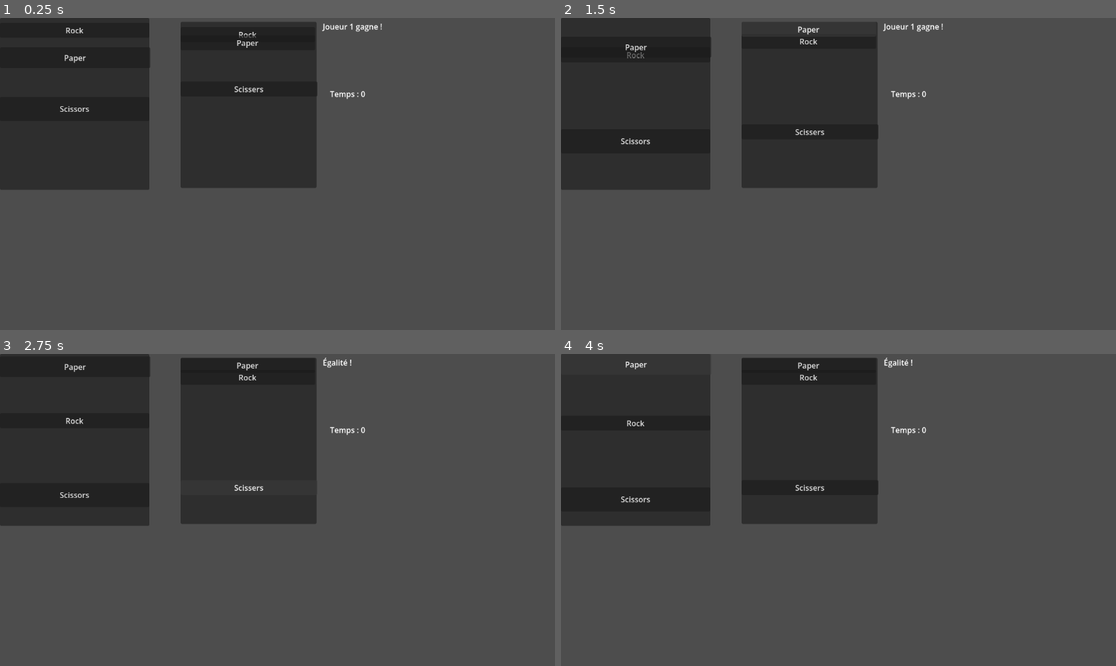
Above: before the commit, frames 1-4 (two rows, left to right).
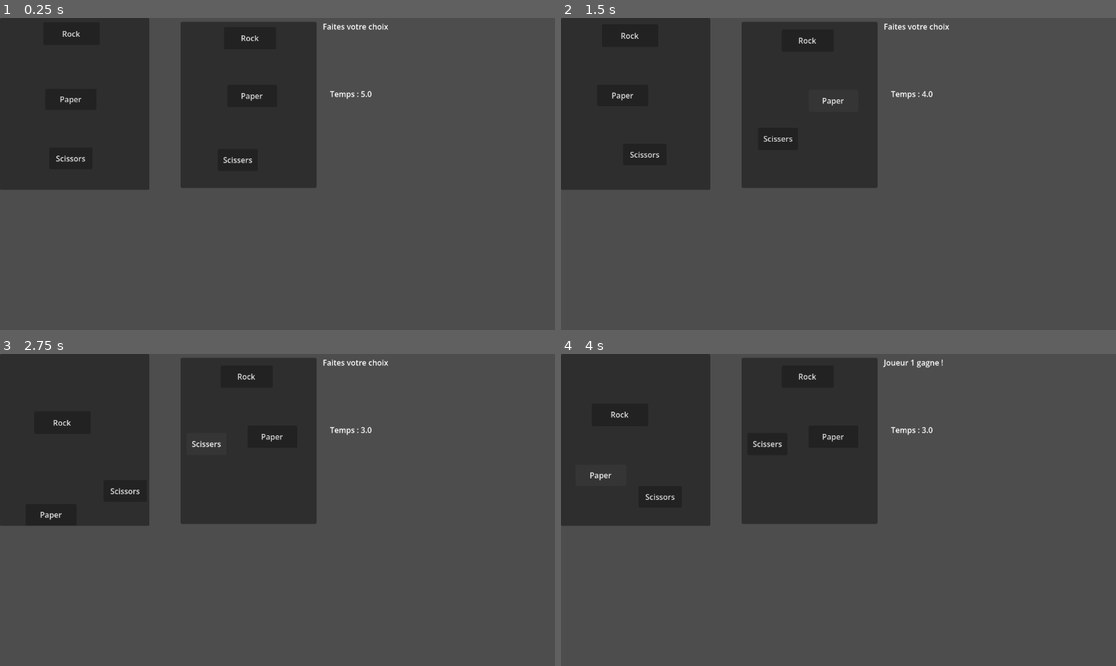
Above: after the commit, the same moments.

Repository: Shikata-Game/Pierre-papier-sciseaux
Game: Godot game, scene res://scene/UI.tscn
Same seed, same stepped clock (60 frames per second), same inputs: the game is played once before the commit and once after it. This scene is started directly instead of the project's main scene.
Inputs:
- Up to frame 1 (0.25 s): no input
- Up to frame 2 (1.5 s): click "Rock" at 0.5 s; click "Paper" at 1.25 s
- Up to frame 3 (2.75 s): click "Scissers" at 2 s
- Up to frame 4 (4 s): click "Rock" at 2.75 s; click "Paper" at 3.5 s

The runs differ from the first frame. In frame 1, 0.7% of the frame differs, in the area x 10-70%, y 1-47%; in frame 2, 0.7%; in frame 3, 0.7%; in frame 4, 0.7%.

Commit message:
ton message

Diff:
--- a/code/MovingButton.gd
+++ b/code/MovingButton.gd
@@ -1,110 +1,200 @@
 extends Button
 class_name MovingButton
 
-@export var speed := 80.0
-@export var min_change_time := 1.0
-@export var max_change_time := 2.5
 @export var player_id := 1
 
+@export var base_speed := 120.0
+@export var max_speed := 260.0
+@export var acceleration := 10.0
+@export var slowdown := 15.0
+
+var speed := 0.0
+var velocity := Vector2.ZERO
+
+var is_locked := false
 var choice := ""
-var is_locked := false
-
-var direction := Vector2.ZERO
-var change_time := 0.0
+
+var collision_cooldown := 0.0
 
 @onready var manager = get_tree().get_first_node_in_group("ui_manager")
 
 
 func _ready():
 	randomize()
-	_set_random_direction()
+
+	speed = base_speed
+
+	# direction initiale fixe aléatoire
+	var directions = [
+		Vector2.LEFT,
+		Vector2.RIGHT,
+		Vector2.UP,
+		Vector2.DOWN,
+		Vector2(1,1).normalized(),
+		Vector2(-1,1).normalized(),
+		Vector2(1,-1).normalized(),
+		Vector2(-1,-1).normalized()
+	]
+
+	velocity = directions.pick_random()
 
 
 func _process(delta):
 	if is_locked:
 		return
 
-	change_time -= delta
-
-	if change_time <= 0:
-		_set_random_direction()
-
-	position += direction * speed * delta
-	_bounce_on_screen()
-
-
-func _set_random_direction():
-	direction = Vector2(
-		randf_range(-1, 1),
-		randf_range(-1, 1)
-	).normalized()
-
-	change_time = randf_range(min_change_time, max_change_time)
-
-
-func _bounce_on_screen():
+	collision_cooldown -= delta
+
+	position += velocity * speed * delta
+
+	_bounce_on_walls()
+	_check_button_collisions()
+
+
+func _bounce_on_walls():
 	var parent = get_parent() as Control
+
 	if parent == null:
 		return
 
-	var parent_size = parent.size
-
-	# rebond horizontal
+	var area = parent.size
+
+	var wall_hit = false
+
+	# X
 	if position.x <= 0:
 		position.x = 0
-		direction.x *= -1
-	elif position.x + size.x >= parent_size.x:
-		position.x = parent_size.x - size.x
-		direction.x *= -1
-
-	# rebond vertical
+		velocity.x *= -1
+		wall_hit = true
+
+	elif position.x + size.x >= area.x:
+		position.x = area.x - size.x
+		velocity.x *= -1
+		wall_hit = true
+
+	# Y
 	if position.y <= 0:
 		position.y = 0
-		direction.y *= -1
-	elif position.y + size.y >= parent_size.y:
-		position.y = parent_size.y - size.y
-		direction.y *= -1
-	var screen_size = get_viewport_rect().size
-
-	# rebond horizontal
-	if position.x <= 0:
-		position.x = 0
-		direction.x *= -1
-	elif position.x + size.x >= screen_size.x:
-		position.x = screen_size.x - size.x
-		direction.x *= -1
-
-	# rebond vertical
-	if position.y <= 0:
-		position.y = 0
-		direction.y *= -1
-	elif position.y + size.y >= screen_size.y:
-		position.y = screen_size.y - size.y
-		direction.y *= -1
+		velocity.y *= -1
+		wall_hit = true
+
+	elif position.y + size.y >= area.y:
+		position.y = area.y - size.y
+		velocity.y *= -1
+		wall_hit = true
+
+	# aucune modification de vitesse sur mur
+	if wall_hit:
+		pass
+
+
+func _check_button_collisions():
+
+	if collision_cooldown > 0:
+		return
+
+	for other in get_tree().get_nodes_in_group("buttons"):
+
+		if other == self:
+			continue
+
+		if not other is MovingButton:
+			continue
+
+		var distance = global_position.distance_to(other.global_position)
+
+		if distance < size.x:
+
+			collision_cooldown = 0.1
+			other.collision_cooldown = 0.1
+
+			# direction entre boutons
+			var push_direction = (global_position - other.global_position).normalized()
+
+			if push_direction == Vector2.ZERO:
+				push_direction = Vector2.RIGHT
+
+			# séparation
+			position += push_direction * 8
+			other.position -= push_direction * 8
+
+			# rebond
+			velocity = push_direction
+			other.velocity = -push_direction
+
+			_apply_collision_effect(other)
+
+
+
+func _apply_collision_effect(other):
+	# accélération générale
+	speed += acceleration
+
+	# limite vitesse
+	speed = clamp(speed, 40, max_speed)
+
+	# ralentissement si touche Rock
+	if other.text == "Rock":
+		speed -= slowdown
+
+	# Paper = aucune modification
+
+	# clamp sécurité
+	speed = clamp(speed, 40, max_speed)
 
 
 func _pressed():
 	if is_locked:
 		return
 
+	var local_choice = _extract_choice_from_name()
+
+	var player := 1
+	if name.ends_with("J2"):
+		player = 2
+
 	if manager == null:
-		push_error("UI Manager introuvable (group 'ui_manager')")
-		return
-
-	choice = text
-	manager.register_choice(player_id, choice)
+		push_error("Manager introuvable")
+		return
+
+	manager.register_choice(player, local_choice)
 
 	lock_choice()
 
-	print("Joueur ", player_id, " a choisi : ", choice)
-
+	print("Choix :", choice, " | Player :", player)
+
+func _extract_choice_from_name():
+	# Btn_Rock_J1 → Rock
+	var parts = name.split("_")
+
+	if parts.size() >= 2:
+		return parts[1]
+
+	return ""
 
 func lock_choice():
 	is_locked = true
-	speed = 0
 
 
 func reset_button():
+
 	is_locked = false
-	speed = 80.0
-	_set_random_direction()
+
+	choice = ""
+
+	speed = base_speed
+
+	randomize()
+
+	var directions = [
+		Vector2.LEFT,
+		Vector2.RIGHT,
+		Vector2.UP,
+		Vector2.DOWN,
+		Vector2(1,1).normalized(),
+		Vector2(-1,1).normalized(),
+		Vector2(1,-1).normalized(),
+		Vector2(-1,-1).normalized()
+	]
+
+	velocity = directions.pick_random()
--- a/code/mini_gm.gd
+++ b/code/mini_gm.gd
@@ -1,22 +1,36 @@
 extends Control
 
 @onready var label_timer = get_node("Label_Timer")
-@onready var label_info = get_node_or_null("Label_Info")
+@onready var label_info = get_node("Label_Info")
 
-var time_left := 5
-var round_active := true
+var time_left := 5.0
+var round_active := false
+var round_ended := false
 
 var choice_p1 := ""
 var choice_p2 := ""
+
 
 func _ready():
 	start_round()
 
 
 func start_round():
-	time_left = 5
+	time_left = 5.0
+
 	round_active = true
+	round_ended = false
+
+	choice_p1 = ""
+	choice_p2 = ""
+
+	label_info.text = "Faites votre choix"
+
 	_update_timer_display()
+
+	print("====================")
+	print("NOUVEAU ROUND")
+
 
 
 func _process(delta):
@@ -27,34 +41,26 @@
 
 	if time_left <= 0:
 		time_left = 0
-		round_active = false
-		_on_time_up()
+		_update_timer_display()
+
+		_end_round_by_timeout()
+		return
 
 	_update_timer_display()
 
 
 func _update_timer_display():
-	label_timer.text = "Temps : " + str(int(time_left))
-
-
-func _on_time_up():
-	print("Temps écoulé !")
-
-	if choice_p1 == "":
-		choice_p1 = _random_choice()
-
-	if choice_p2 == "":
-		choice_p2 = _random_choice()
-
-	_check_result()
-
-
-func _random_choice():
-	var choices = ["Rock", "Paper", "Scissors"]
-	return choices.pick_random()
+	label_timer.text = "Temps : " + str(ceil(time_left))
 
 
 func register_choice(player_id, choice):
+	# sécurité anti-double input
+	if not round_active:
+		return
+
+	if round_ended:
+		return
+
 	if player_id == 1:
 		choice_p1 = choice
 	else:
@@ -62,17 +68,46 @@
 
 	print("P1:", choice_p1, " | P2:", choice_p2)
 
-	_check_result()
+	# vérifier si les deux joueurs ont choisi
+	if choice_p1 != "" and choice_p2 != "":
+		_finish_round()
 
 
-func _check_result():
-	if choice_p1 == "" or choice_p2 == "":
+func _end_round_by_timeout():
+	if round_ended:
 		return
 
+	print("Temps écoulé !")
+
+	# choix auto si joueur n'a rien choisi
+	if choice_p1 == "":
+		choice_p1 = _random_choice()
+
+	if choice_p2 == "":
+		choice_p2 = _random_choice()
+
+	_finish_round()
+
+
+func _finish_round():
+	if round_ended:
+		return
+
+	round_ended = true
+	round_active = false
+
 	var result = _get_winner(choice_p1, choice_p2)
+
 	label_info.text = result
 
+	print(result)
+
 	_reset_round()
+
+
+func _random_choice():
+	var choices = ["Rock", "Paper", "Scissors"]
+	return choices.pick_random()
 
 
 func _get_winner(p1, p2):
@@ -88,14 +123,9 @@
 
 
 func _reset_round():
-	await get_tree().create_timer(2.0).timeout
+	await get_tree().create_timer(3.0).timeout
 
-	choice_p1 = ""
-	choice_p2 = ""
-
-	if label_info:
-		label_info.text = "Faites votre choix"
-
+	# reset boutons
 	for btn in get_tree().get_nodes_in_group("buttons"):
 		btn.reset_button()
 
--- a/scene/UI.tscn
+++ b/scene/UI.tscn
@@ -21,30 +21,32 @@
 offset_bottom = 353.0
 grow_horizontal = 0
 
-[node name="Btn_Rock_J2" type="Button" parent="Panel_J2" unique_id=1932329806 groups=["Buttons"]]
+[node name="Btn_Rock_J2" type="Button" parent="Panel_J2" unique_id=1932329806 groups=["buttons"]]
 layout_mode = 1
-offset_right = 279.0
-offset_bottom = 31.0
+offset_left = 88.0
+offset_top = 22.0
+offset_right = 196.0
+offset_bottom = 68.0
 text = "Rock"
 script = ExtResource("1_c73ev")
 player_id = 2
 
-[node name="Btn_Paper_J2" type="Button" parent="Panel_J2" unique_id=1422540873 groups=["Buttons"]]
+[node name="Btn_Paper_J2" type="Button" parent="Panel_J2" unique_id=1422540873 groups=["buttons"]]
 layout_mode = 0
-offset_left = 5.0
-offset_top = 48.0
-offset_right = 284.0
-offset_bottom = 79.0
+offset_left = 92.0
+offset_top = 133.0
+offset_right = 195.0
+offset_bottom = 179.0
 text = "Paper"
 script = ExtResource("1_c73ev")
 player_id = 2
 
-[node name="Btn_Scissors_J2" type="Button" parent="Panel_J2" unique_id=2102273715 groups=["Buttons"]]
+[node name="Btn_Scissors_J2" type="Button" parent="Panel_J2" unique_id=2102273715 groups=["buttons"]]
 layout_mode = 0
-offset_left = 2.0
-offset_top = 106.0
-offset_right = 286.0
-offset_bottom = 137.0
+offset_left = 95.0
+offset_top = 240.0
+offset_right = 178.0
+offset_bottom = 286.0
 text = "Scissers"
 script = ExtResource("1_c73ev")
 player_id = 2
@@ -54,26 +56,30 @@
 offset_right = 310.0
 offset_bottom = 357.0
 
-[node name="Btn_Rock_J1" type="Button" parent="Panel_J1" unique_id=1939155195 groups=["Buttons"]]
+[node name="Btn_Rock_J1" type="Button" parent="Panel_J1" unique_id=1939155195 groups=["buttons"]]
 layout_mode = 0
-offset_right = 310.0
-offset_bottom = 31.0
+offset_left = 90.0
+offset_top = 35.0
+offset_right = 207.0
+offset_bottom = 82.0
 text = "Rock"
 script = ExtResource("1_c73ev")
 
-[node name="Btn_Paper_J1" type="Button" parent="Panel_J1" unique_id=212060498 groups=["Buttons"]]
+[node name="Btn_Paper_J1" type="Button" parent="Panel_J1" unique_id=212060498 groups=["buttons"]]
 layout_mode = 0
-offset_top = 66.0
-offset_right = 312.0
-offset_bottom = 109.0
+offset_left = 94.0
+offset_top = 133.0
+offset_right = 200.0
+offset_bottom = 177.0
 text = "Paper"
 script = ExtResource("1_c73ev")
 
-[node name="Btn_Scissors_J1" type="Button" parent="Panel_J1" unique_id=1115035082 groups=["Buttons"]]
+[node name="Btn_Scissors_J1" type="Button" parent="Panel_J1" unique_id=1115035082 groups=["buttons"]]
 layout_mode = 0
-offset_top = 151.0
-offset_right = 310.0
-offset_bottom = 201.0
+offset_left = 98.0
+offset_top = 232.0
+offset_right = 188.0
+offset_bottom = 277.0
 text = "Scissors"
 script = ExtResource("1_c73ev")
 
